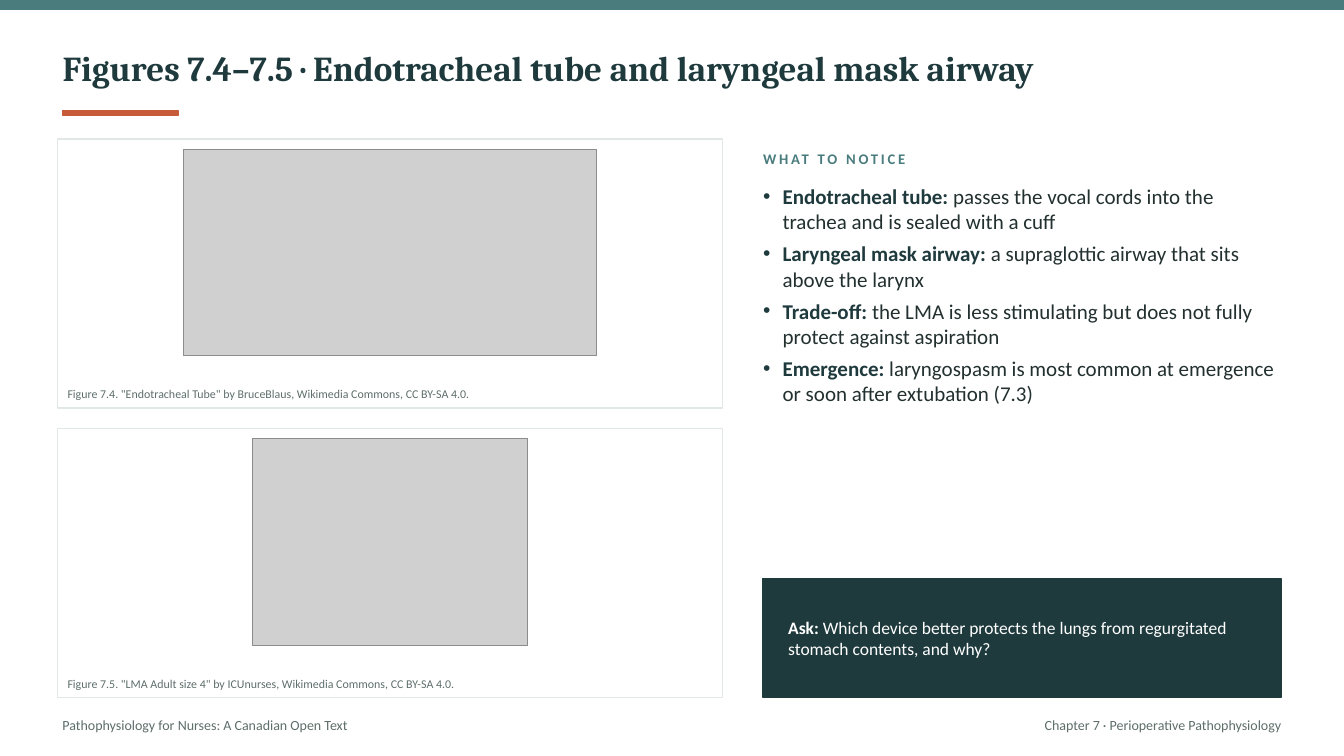
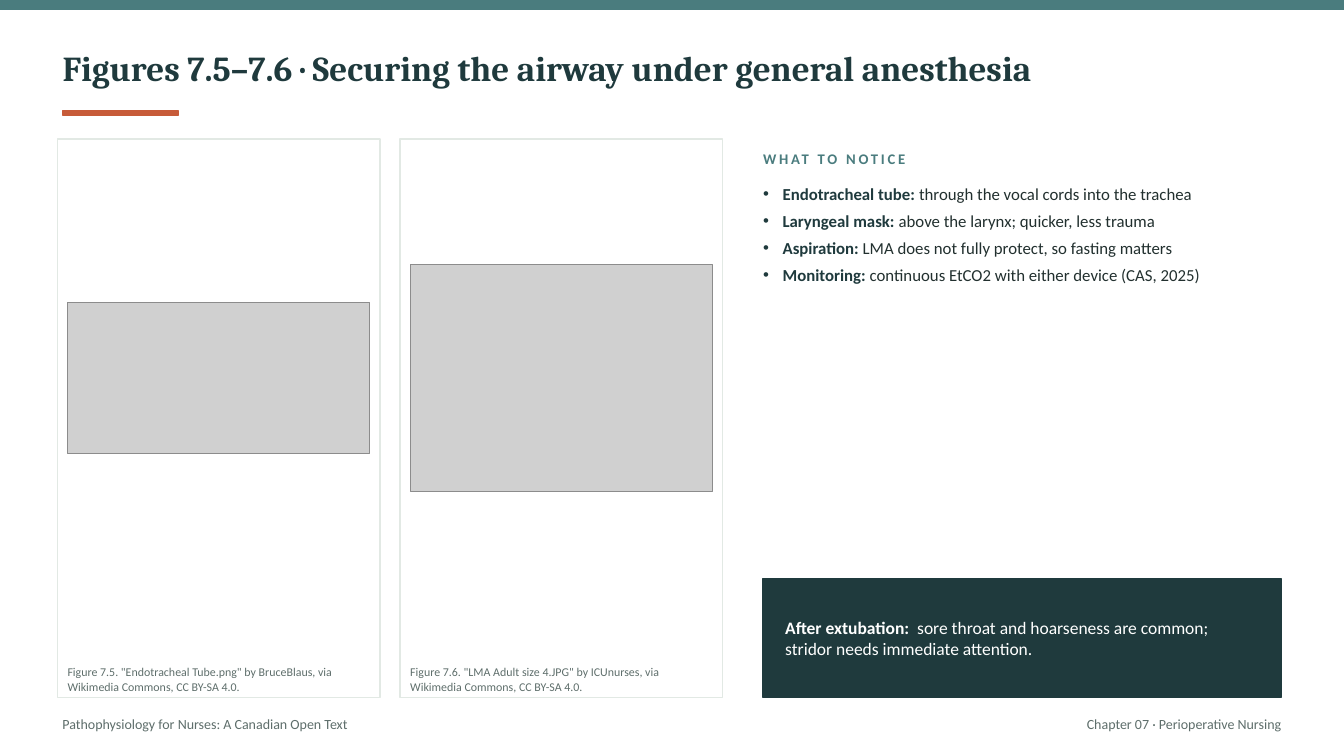
Before and after one commit to andrewleenl/opensourcenursing, a slide deck: slide 28 of Ch07_Perioperative_Nursing_Lecture_Presentation.pptx (slide 19 before the commit). Drawn at 1344x756 pixels with LibreOffice and Linux fonts; fonts in the diff are those of the drawing; grey boxes stand for pictures. Boxes give left, top, right and bottom in pixels: in the first picture for what was removed or moved away, otherwise in the second. Text is boxed around its words. In the diff, an @@ line names an element or a change of style, - is before the commit and + after.

```diff
--- a/Ch07_Perioperative_Nursing_Lecture_Presentation.pptx
+++ b/Ch07_Perioperative_Nursing_Lecture_Presentation.pptx
@@ title at <box>63,56,1031,89</box>: text changed @@
-Figures 7.4–7.5 · Endotracheal tube and laryngeal mask airway
+Figures 7.5–7.6 · Securing the airway under general anesthesia
@@ rectangle: place and size @@
-rectangle at <box>57,139,723,408</box>
+rectangle at <box>57,139,380,698</box>
@@ picture removed at <box>184,149,597,356</box> @@
@@ rectangle: place and size @@
-rectangle at <box>57,429,723,698</box>
+rectangle at <box>400,139,723,698</box>
@@ text at <box>783,188,1200,284</box>: text changed; size 15 to 12 pt @@
-• Endotracheal tube: passes the vocal cords into the trachea and is sealed with a cuff
-• Laryngeal mask airway: a supraglottic airway that sits above the larynx
-• Trade-off: the LMA is less stimulating but does not fully protect against aspiration
-• Emergence: laryngospasm is most common at emergence or soon after extubation (7.3)
+• Endotracheal tube: through the vocal cords into the trachea
+• Laryngeal mask: above the larynx; quicker, less trauma
+• Aspiration: LMA does not fully protect, so fasting matters
+• Monitoring: continuous EtCO2 with either device (CAS, 2025)
@@ picture added at <box>410,264,713,491</box> @@
@@ picture added at <box>68,302,370,454</box> @@
@@ picture removed at <box>252,439,527,645</box> @@
@@ text at <box>785,621,1208,655</box>: text changed @@
-Ask: Which device better protects the lungs from regurgitated stomach contents, and why?
+After extubation: sore throat and hoarseness are common; stridor needs immediate attention.
@@ text at <box>68,668,332,692</box>: text changed @@
-Figure 7.4. "Endotracheal Tube" by BruceBlaus, Wikimedia Commons, CC BY-SA 4.0.
+Figure 7.5. "Endotracheal Tube.png" by BruceBlaus, via Wikimedia Commons, CC BY-SA 4.0.
@@ text at <box>410,668,659,692</box>: text changed @@
-Figure 7.5. "LMA Adult size 4" by ICUnurses, Wikimedia Commons, CC BY-SA 4.0.
+Figure 7.6. "LMA Adult size 4.JPG" by ICUnurses, via Wikimedia Commons, CC BY-SA 4.0.
@@ text at <box>1087,719,1282,732</box>: text changed @@
-Chapter 7 · Perioperative Pathophysiology
+Chapter 07 · Perioperative Nursing
```
Also in this commit, not shown: 4 other slides changed, 45 slides added, 69 slides removed, 16 other files.
